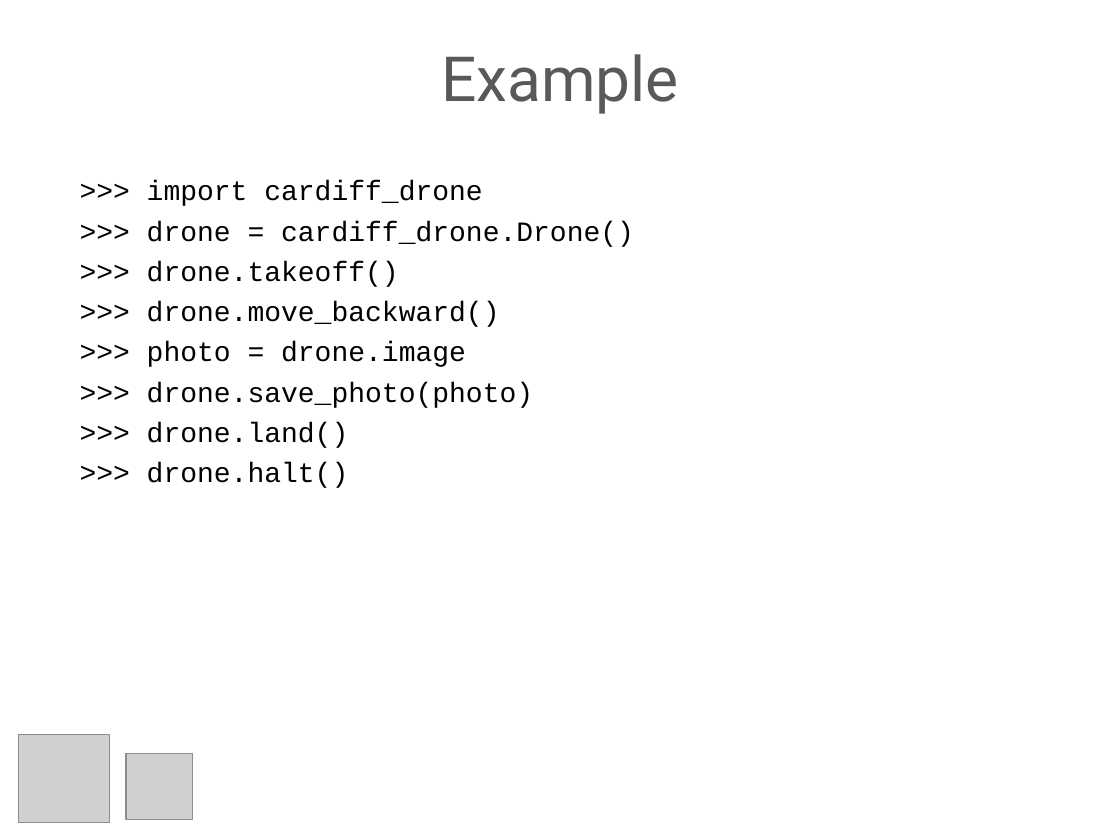
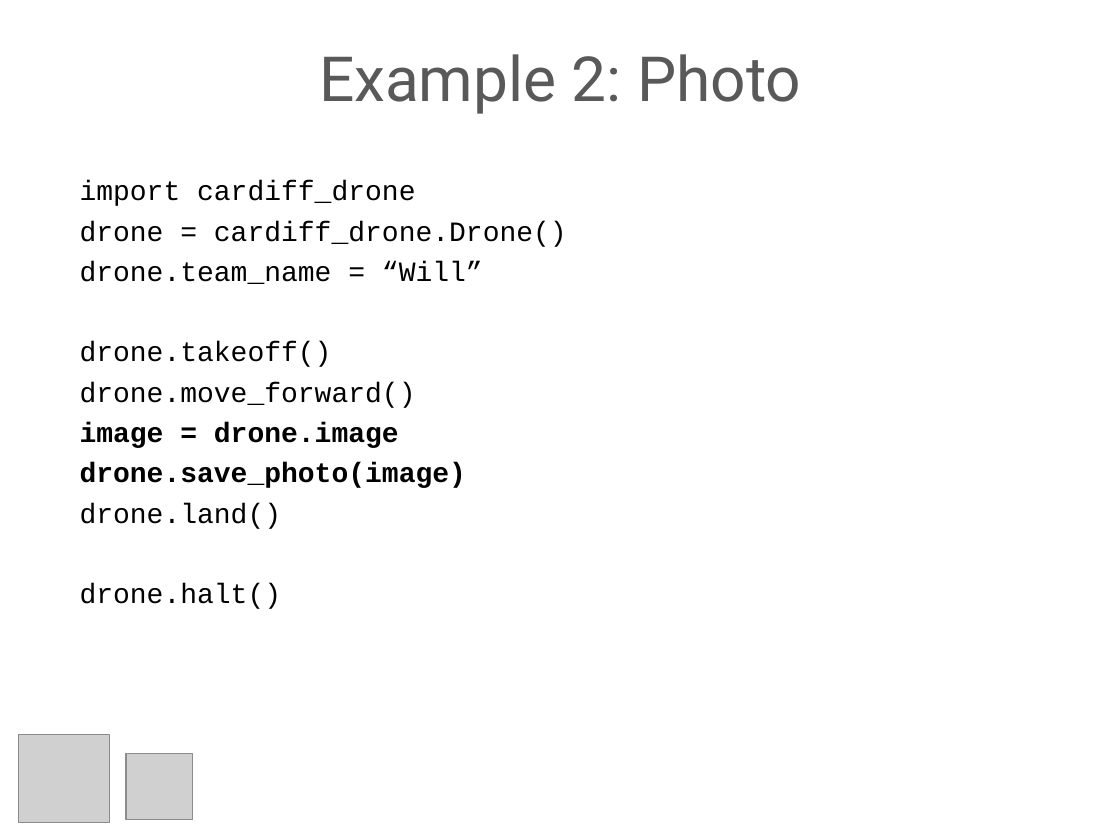
Before and after one commit to flyingsparx/python-ardrone, a slide deck: slide 15 of python_intro.pptx (slide 14 before the commit). Drawn at 1120x840 pixels with LibreOffice and Linux fonts; fonts in the diff are those of the drawing; grey boxes stand for pictures. Boxes give left, top, right and bottom in pixels: in the first picture for what was removed or moved away, otherwise in the second. Text is boxed around its words. In the diff, an @@ line names an element or a change of style, - is before the commit and + after.

```diff
--- a/python_intro.pptx
+++ b/python_intro.pptx
@@ text at (319, 54, 801, 114): text changed @@
-Example
+Example 2: Photo
@@ text at (80, 180, 567, 609): text changed @@
->>> import cardiff_drone
->>> drone = cardiff_drone.Drone()
->>> drone.takeoff()
->>> drone.move_backward()
->>> photo = drone.image
->>> drone.save_photo(photo)
->>> drone.land()
->>> drone.halt()
+import cardiff_drone
+drone = cardiff_drone.Drone()
+drone.team_name = “Will”
+drone.takeoff()
+drone.move_forward()
+image = drone.image
+drone.save_photo(image)
+drone.land()
+drone.halt()
```
Also in this commit, not shown: 2 slides added, 1 slide removed, 2 other files.
